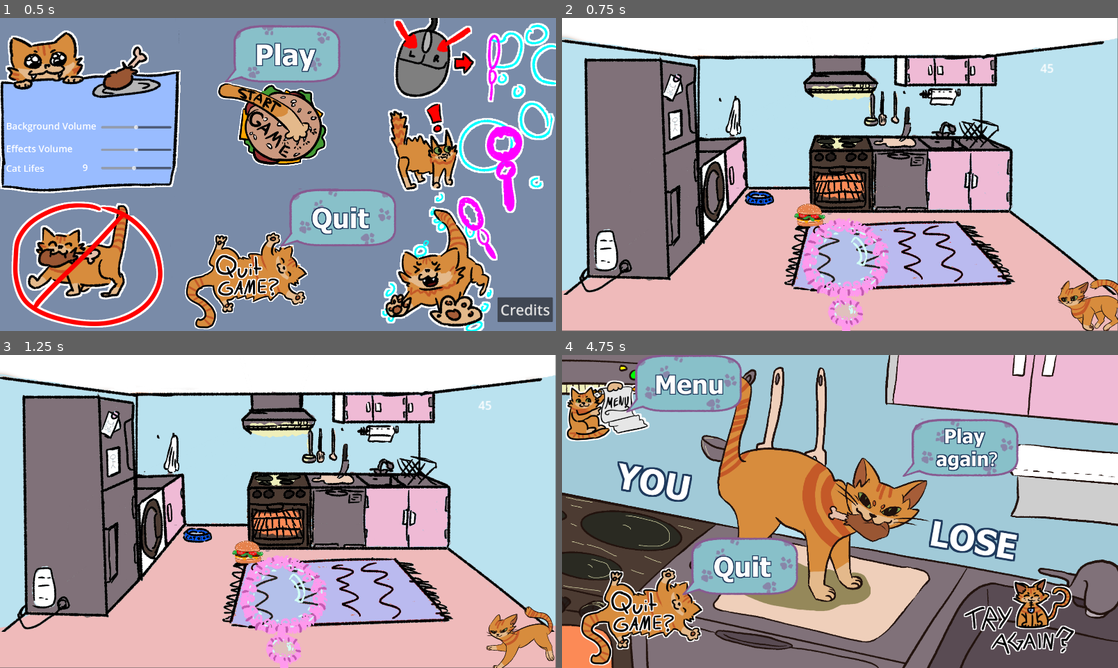
Above: before the commit, frames 1-4 (two rows, left to right).
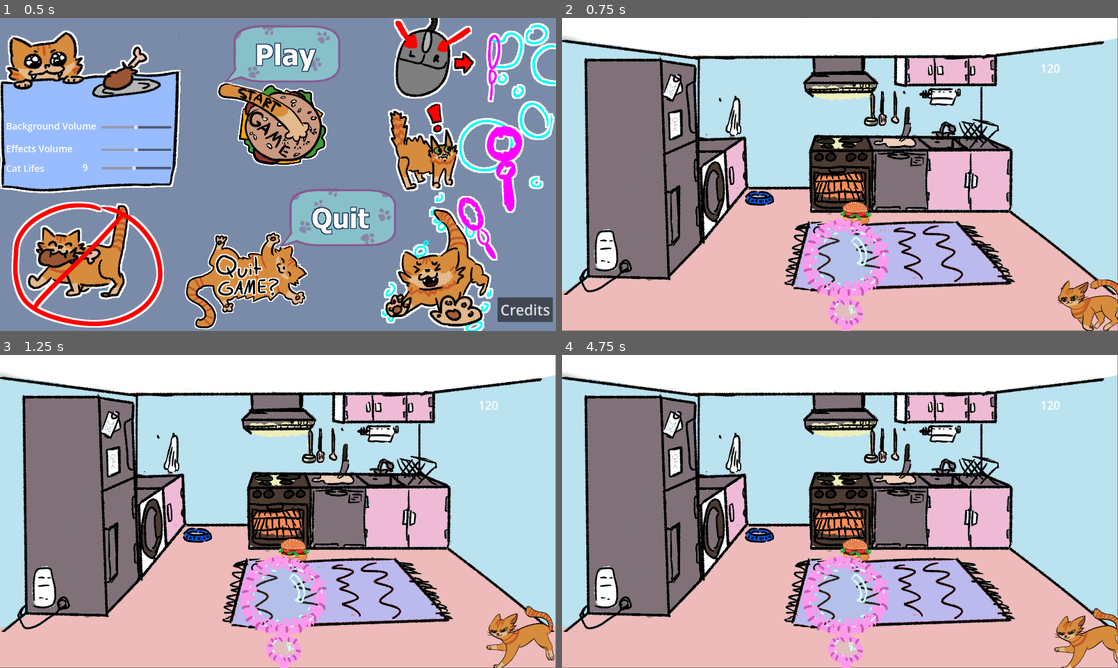
Above: after the commit, the same moments.

Repository: LuckyDiamond2/GGJ2025-Snack-attack-Bubble-Trouble
Game: Godot game, scene res://scenes/title_screen.tscn
Two runs of this game, one before a commit and one after it. Both use one fixed random seed, a clock stepped at 60 frames per second and the inputs below.
Inputs (mouse positions are in pixels of both pictures, inside the frame that each line leads up to):
- Up to frame 1 (0.5 s): no input
- Up to frame 2 (0.75 s): click (845, 52) at 0.5 s
- Up to frame 3 (1.25 s): no input
- Up to frame 4 (4.75 s): move the mouse to (962, 495) at 1.27 s; click (962, 495) at 1.42 s; move the mouse to (728, 527) at 2.02 s; click (728, 527) at 2.17 s; move the mouse to (895, 442) at 2.77 s; click (895, 442) at 2.92 s; move the mouse to (812, 574) at 3.52 s; click (812, 574) at 3.67 s; click (1017, 621) at 4.27 s

Frame 1 is identical in both runs. In frame 2, 0.6% of the frame differs, in the area x 41-90%, y 14-67%; in frame 3, 1.0%; in frame 4, 97%, in the area x 0-100%, y 0-100%.

Commit message:
balancing update

Diff:
--- a/scenes/game_screen.tscn
+++ b/scenes/game_screen.tscn
@@ -30,7 +30,7 @@
 script = ExtResource("4_bbapu")
 
 [node name="Hamburger" parent="." instance=ExtResource("7_rgc0x")]
-position = Vector2(854, 683)
+position = Vector2(1013, 676)
 
 [node name="GeneratedCats" type="Node2D" parent="."]
 
@@ -58,7 +58,7 @@
 position = Vector2(1376, 1072)
 
 [node name="SpawnTimer" type="Timer" parent="."]
-wait_time = 7.0
+wait_time = 18.0
 autostart = true
 
 [node name="Timer" type="Timer" parent="."]
--- a/scripts/game_screen.gd
+++ b/scripts/game_screen.gd
@@ -6,7 +6,7 @@
 
 var catManager: CatManager
 var cat_scene: PackedScene = preload("res://scenes/cats/cat.tscn")
-var countdown_timer = 45
+var countdown_timer = 120
 
 # Called when the node enters the scene tree for the first time.
 func _ready() -> void:
Not shown: 1 places in scenes/game_screen.tscn that only renumber resources
Not shown: 1 places in scenes/title_screen.tscn that only renumber resources
